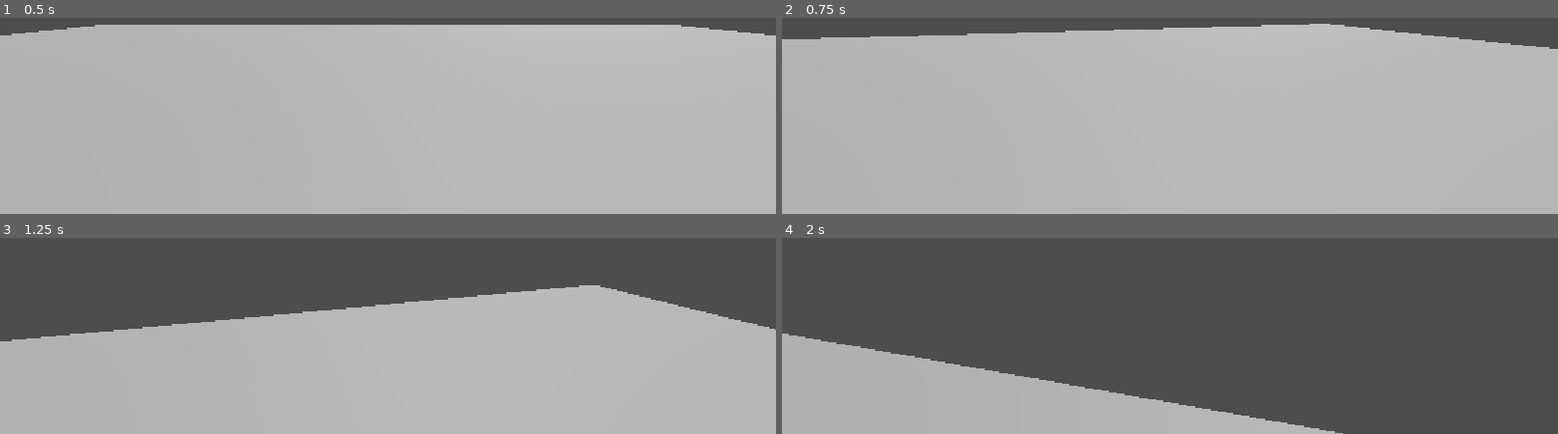
Above: before the commit, frames 1-4 (two rows, left to right).
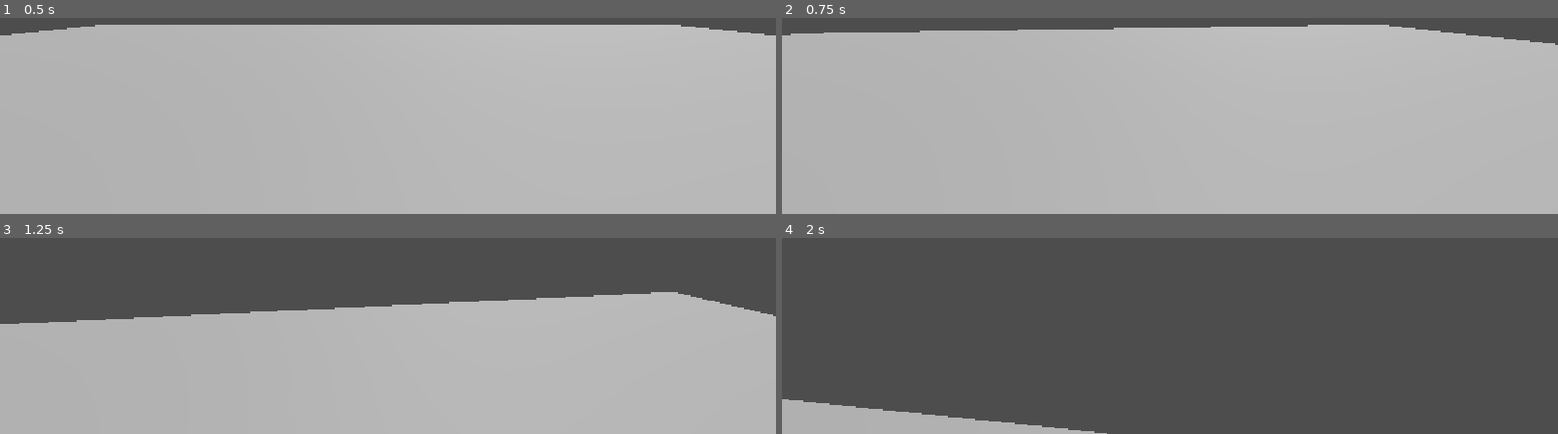
Above: after the commit, the same moments.

Repository: paulclau/GJMT
Game: Godot game, scene res://Scenes/World.tscn
The game is run twice, just before and just after one commit, with the same random seed, the same clock (stepped at 60 frames per second) and the same inputs. The project has no main scene, so this scene is started directly.
Inputs (mouse positions are in pixels of both pictures, inside the frame that each line leads up to):
- Up to frame 1 (0.5 s): no input
- Up to frame 2 (0.75 s): tap Enter at 0.5 s; move the mouse to (outside the picture) at 0.52 s; hold W (forward) from 0.53 s (still down); hold Shift (sprint) from 0.53 s (still down)
- Up to frame 3 (1.25 s): keep holding W (forward); keep holding Shift (sprint); tap Space (jump) at 0.77 s
- Up to frame 4 (2 s): keep holding W (forward); move the mouse to (outside the picture) at 1.27 s; release Shift (sprint) at 1.28 s; tap Shift (sprint) at 1.35 s; tap Space (jump) at 1.52 s

Frame 1 is identical in both runs. In frame 2, 1.6% of the frame differs, in the area x 0-100%, y 2-16%; in frame 3, 4.0%; in frame 4, 15%, in the area x 0-73%, y 48-100%.

Commit message:
Added InteractionArea

Diff:
--- /dev/null
+++ b/gjmt/Scenes/Interactable/InteractionArea/InteractionArea.tscn
@@ -0,0 +1,9 @@
+[gd_scene format=3 uid="uid://7ipix0871gew"]
+
+[ext_resource type="Script" uid="uid://c1mcok2j6xa2h" path="res://Scripts/InteractionArea.gd" id="1_gljob"]
+
+[node name="InteractionArea" type="Area3D" unique_id=1023657923]
+script = ExtResource("1_gljob")
+
+[connection signal="body_entered" from="." to="." method="_on_body_entered"]
+[connection signal="body_exited" from="." to="." method="_on_body_exited"]
--- /dev/null
+++ b/gjmt/Scenes/Interactable/InteractionManager.tscn
@@ -0,0 +1,23 @@
+[gd_scene format=3 uid="uid://cyx2okrxrhasq"]
+
+[ext_resource type="Script" uid="uid://bnovrmeipjqx6" path="res://Scripts/InteractionManager.gd" id="1_f2h73"]
+
+[node name="InteractionManager" type="Node3D" unique_id=21327757]
+script = ExtResource("1_f2h73")
+
+[node name="Label" type="Label" parent="." unique_id=850994771]
+z_index = 20
+anchors_preset = 5
+anchor_left = 0.5
+anchor_right = 0.5
+offset_left = -20.0
+offset_right = 105.0
+offset_bottom = 23.0
+grow_horizontal = 2
+theme_override_colors/font_color = Color(1, 1, 1, 1)
+theme_override_colors/font_outline_color = Color(0, 0, 0, 1)
+theme_override_constants/line_spacing = 3
+theme_override_constants/outline_size = 4
+text = "[E] TO INTERACT"
+horizontal_alignment = 1
+vertical_alignment = 1
--- /dev/null
+++ b/gjmt/Scripts/InteractionArea.gd
@@ -0,0 +1,13 @@
+extends Area3D
+class_name InterationArea
+
+@export var action_name: String = "interact"
+
+var interact: Callable = func():
+	pass
+
+func _on_body_entered(body: Node3D) -> void:
+	InteractionManager.register_area(self)
+
+func _on_body_exited(body: Node3D) -> void:
+	InteractionManager.register_area(self)
--- /dev/null
+++ b/gjmt/Scripts/InteractionManager.gd
@@ -0,0 +1,98 @@
+extends Node3D
+
+@onready var label = $Label
+
+const base_text = "[E] to "
+
+var active_areas = []
+var can_interact = true
+
+
+func get_player():
+	return get_tree().get_first_node_in_group("player")
+
+
+func register_area(area):
+	if is_instance_valid(area):
+		active_areas.push_back(area)
+
+
+func unregister_area(area):
+	var index = active_areas.find(area)
+	if index != -1:
+		active_areas.remove_at(index)
+
+
+func _process(_delta):
+	# Remove deleted/freed areas
+	active_areas = active_areas.filter(
+		func(area):
+			return is_instance_valid(area)
+	)
+	var player = get_player()
+	if !is_instance_valid(player):
+		label.hide()
+		return
+	if active_areas.size() > 0 and can_interact:
+		active_areas.sort_custom(_sort_by_distance_to_player)
+		if !is_instance_valid(active_areas[0]):
+			label.hide()
+			return
+		var camera = get_viewport().get_camera_3d()
+		if !camera:
+			label.hide()
+			return
+		var area_pos = active_areas[0].global_position
+		# Prevent unproject_position errors
+		if camera.is_position_behind(area_pos):
+			label.hide()
+			return
+		label.text = base_text + active_areas[0].action_name
+		var screen_pos = camera.unproject_position(area_pos)
+		label.global_position = screen_pos
+		label.global_position.y -= 36
+		label.global_position.x -= label.size.x / 2
+		label.show()
+	else:
+		label.hide()
+
+
+func _sort_by_distance_to_player(area1, area2):
+	var player = get_player()
+
+	if !is_instance_valid(player):
+		return false
+
+	if !is_instance_valid(area1):
+		return false
+
+	if !is_instance_valid(area2):
+		return true
+
+	var area1_to_player = player.global_position.distance_to(
+		area1.global_position
+	)
+
+	var area2_to_player = player.global_position.distance_to(
+		area2.global_position
+	)
+
+	return area1_to_player < area2_to_player
+
+
+func _input(event):
+	if event.is_action_pressed("interact") and can_interact:
+		# Clean invalid areas before interacting
+		active_areas = active_areas.filter(
+			func(area):
+				return is_instance_valid(area)
+		)
+
+		if active_areas.size() > 0:
+			can_interact = false
+			label.hide()
+
+			if is_instance_valid(active_areas[0]):
+				await active_areas[0].interact.call()
+
+			can_interact = true
--- a/gjmt/Scripts/Player.gd
+++ b/gjmt/Scripts/Player.gd
@@ -16,7 +16,7 @@
 
 @export_category("Camera")
 
-@export var mouse_sensitivity: float = 0.004
+@export var mouse_sensitivity: float = 0.002
 
 @export var min_look_angle: float = -40.0
 @export var max_look_angle: float = 60.0
@@ -55,8 +55,6 @@
 	_update_fov(delta)
 	move_and_slide()
 
-
-
 # CAMERA LOOK
 func _handle_camera_look(event: InputEventMouseMotion) -> void:
 	# Rotate the player horizontally.
@@ -65,7 +63,6 @@
 	# Rotate the camera vertically.
 	camera.rotation.x -= event.relative.y * mouse_sensitivity
 	camera.rotation.x = clamp(camera.rotation.x, deg_to_rad(min_look_angle), deg_to_rad(max_look_angle))
-
 
 # GRAVITY AND JUMPING
 func _apply_gravity(delta: float) -> void:
@@ -78,12 +75,7 @@
 
 # MOVEMENT
 func _handle_movement(delta: float) -> void:
-	var input_direction := Input.get_vector(
-		"left",
-		"right",
-		"forward",
-		"backward"
-	)
+	var input_direction := Input.get_vector("left", "right", "forward", "backward")
 
 	var movement_direction := _get_movement_direction(input_direction)
 	var current_speed := sprint_speed if Input.is_action_pressed("sprint") else walk_speed
--- a/gjmt/project.godot
+++ b/gjmt/project.godot
@@ -13,6 +13,10 @@
 config/name="GJMT"
 config/features=PackedStringArray("4.7", "GL Compatibility")
 config/icon="res://icon.svg"
+
+[autoload]
+
+InteractionManager="*uid://cyx2okrxrhasq"
 
 [display]
 
Not shown, added: gjmt/Scripts/InteractionArea.gd.uid
Not shown, added: gjmt/Scripts/InteractionManager.gd.uid
